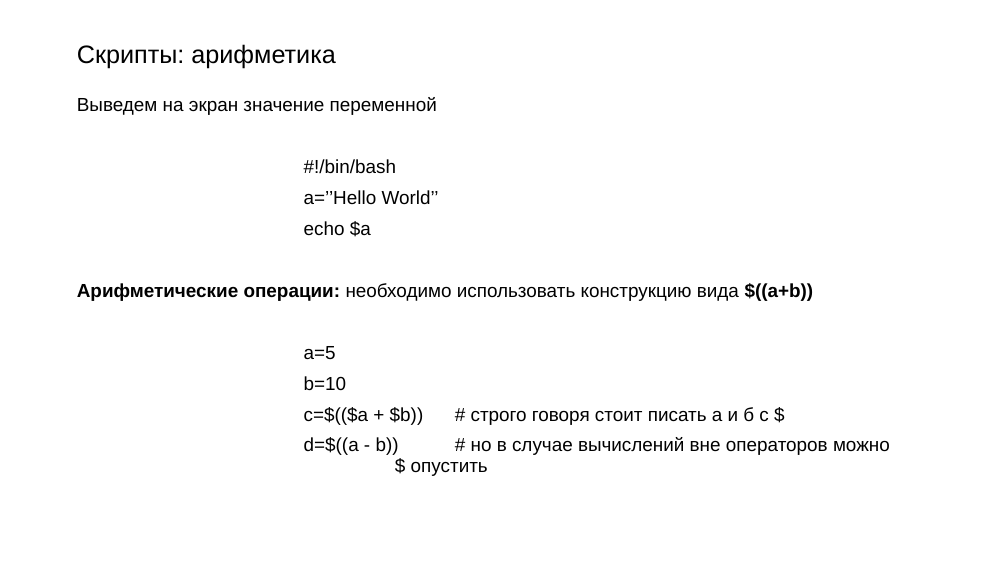
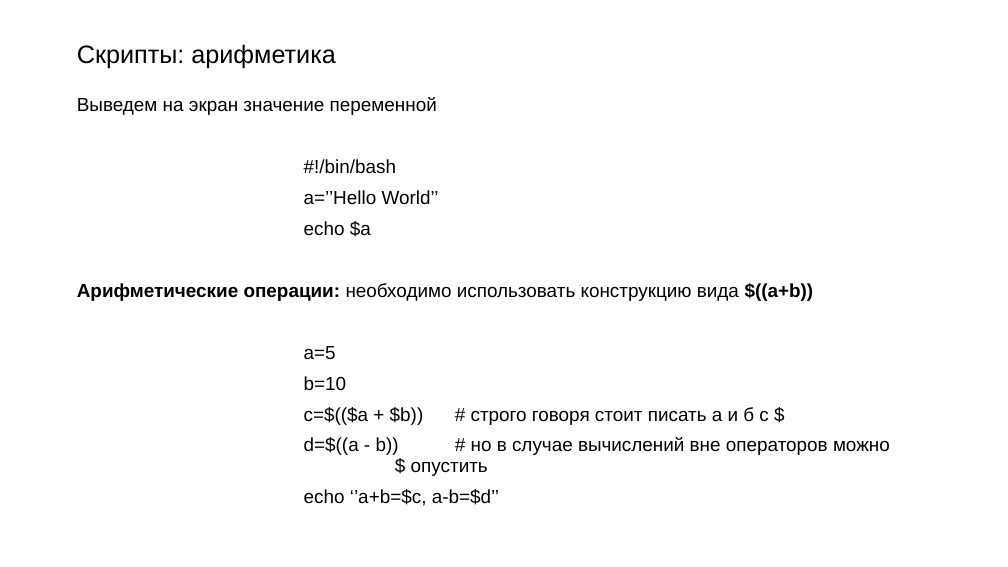
Before and after one commit to Rudeigin/OI, a slide deck: slide 13 of 2 лекция/ОИ bash.pptx. Drawn at 1008x567 pixels with LibreOffice and Linux fonts; fonts in the diff are those of the drawing. Boxes give left, top, right and bottom in pixels: in the first picture for what was removed or moved away, otherwise in the second. Text is boxed around its words. In the diff, an @@ line names an element or a change of style, - is before the commit and + after.

```diff
--- a/2 лекция/ОИ bash.pptx
+++ b/2 лекция/ОИ bash.pptx
@@ text at box(304, 489, 499, 506): paragraph added @@
+echo ‘’a+b=$c, a-b=$d’’
```
Also in this commit, not shown: 2 other slides changed, 16 slides added, 1 other file.
